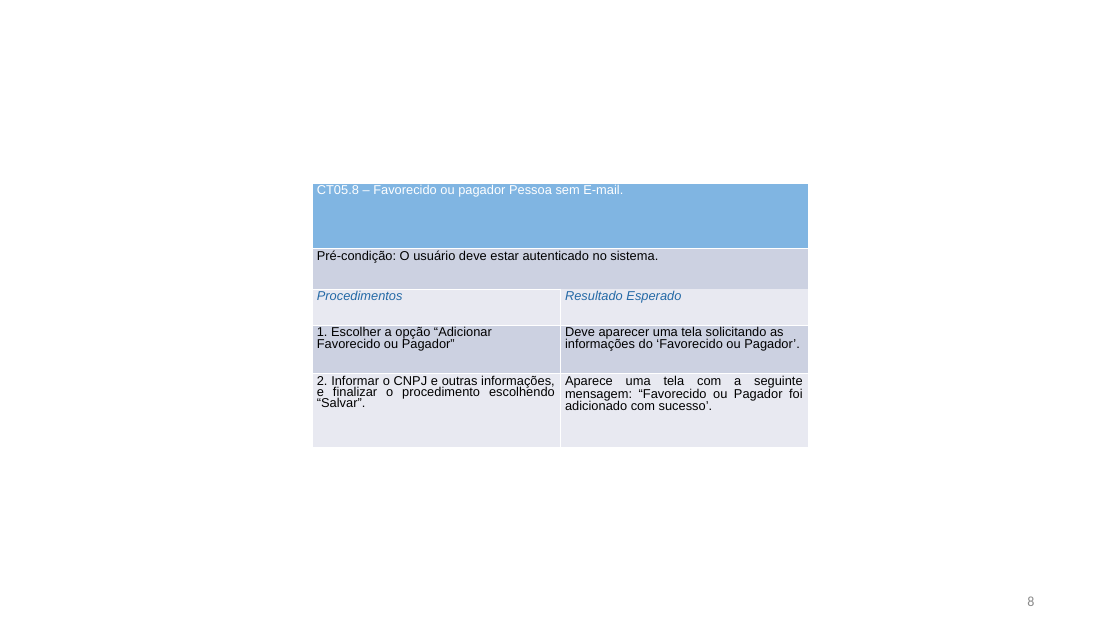
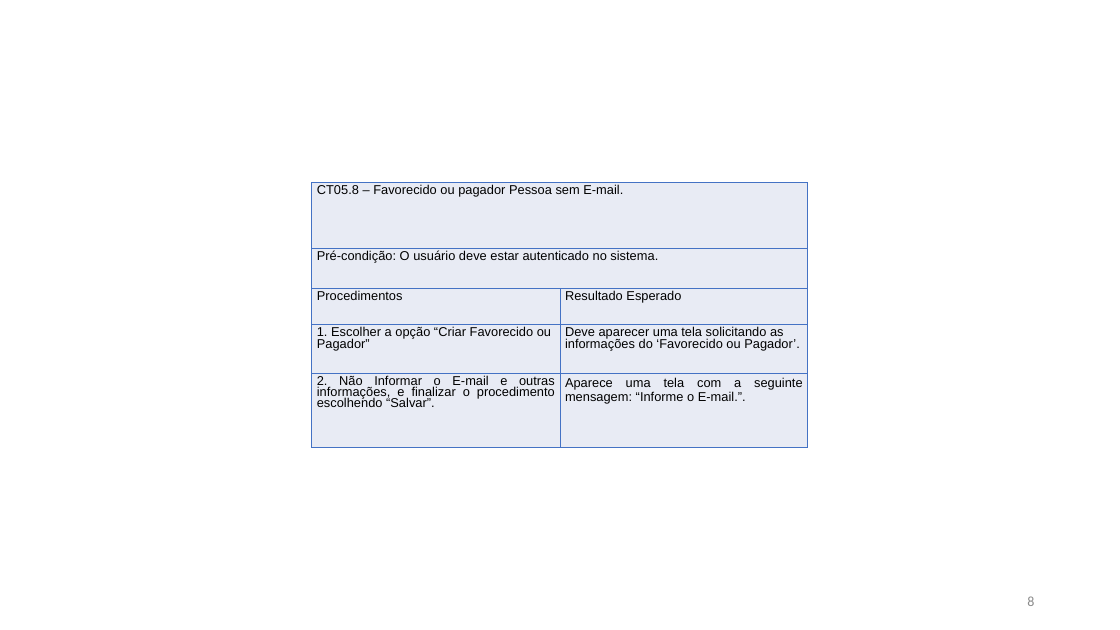
Before and after one commit to evertonschuster/GestaoFinancaPessoal, a slide deck: slide 8 of GestaoFinancaPessoal/GestaoFinancaPessoal/Documentos/Entrega-02/TestesAceitaçãoUS05.pptx. Drawn at 1120x630 pixels with LibreOffice and Linux fonts; fonts in the diff are those of the drawing. Boxes give left, top, right and bottom in pixels: in the first picture for what was removed or moved away, otherwise in the second. Text is boxed around its words. In the diff, an @@ line names an element or a change of style, - is before the commit and + after.

```diff
--- a/GestaoFinancaPessoal/GestaoFinancaPessoal/Documentos/Entrega-02/TestesAceitaçãoUS05.pptx
+++ b/GestaoFinancaPessoal/GestaoFinancaPessoal/Documentos/Entrega-02/TestesAceitaçãoUS05.pptx
@@ table at [312, 183, 807, 448] @@
-row 4, column 1: 1. Escolher a opção “Adicionar Favorecido ou Pagador”
+row 4, column 1: 1. Escolher a opção “Criar Favorecido ou Pagador”
-row 5, column 1: 2. Informar o CNPJ e outras informações, e finalizar o procedimento escolhendo “Salvar”.
+row 5, column 1: 2. Não Informar o E-mail e outras informações, e finalizar o procedimento escolhendo “Salvar”.
-row 5, column 2: Aparece uma tela com a seguinte mensagem: “Favorecido ou Pagador foi adicionado com sucesso’.
+row 5, column 2: Aparece uma tela com a seguinte mensagem: “Informe o E-mail.”.
@@ fill #80B5E2 to #E9EBF5 in row 1, column 1 @@
@@ fill #CCD1E1 to #E9EBF5 in 3 cells @@
@@ fill #E8E9F1 to #E9EBF5 in 4 cells @@
@@ text colour #FFFFFF to #000000 in "CT05.8 – Favorecido ou pagador Pessoa sem ..." @@
@@ text colour #2469A6 to #000000, italic off in "Procedimentos", "Resultado Esperado" @@
@@ borders changed @@
```
Also in this commit, not shown: 14 other slides changed, 4 other files.
